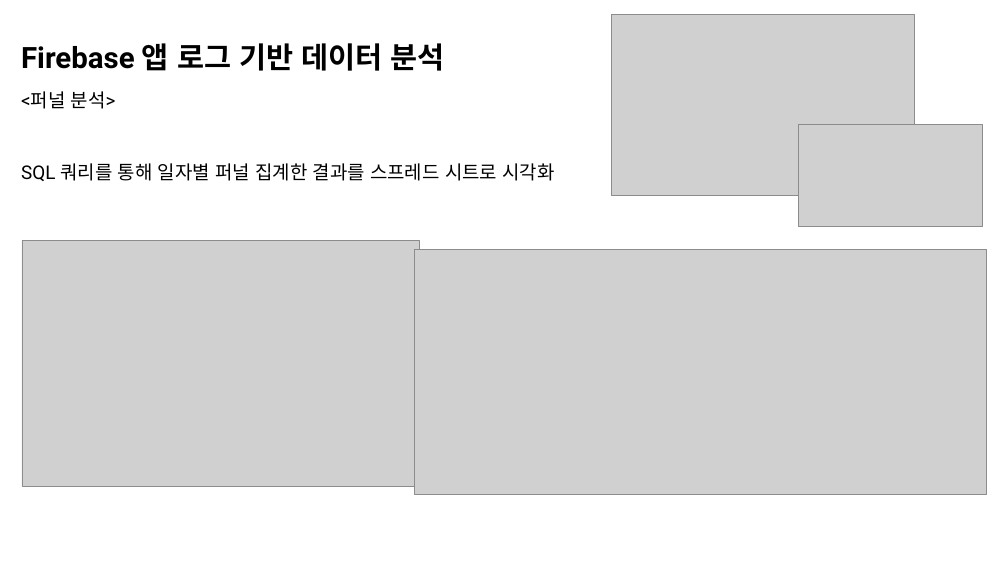
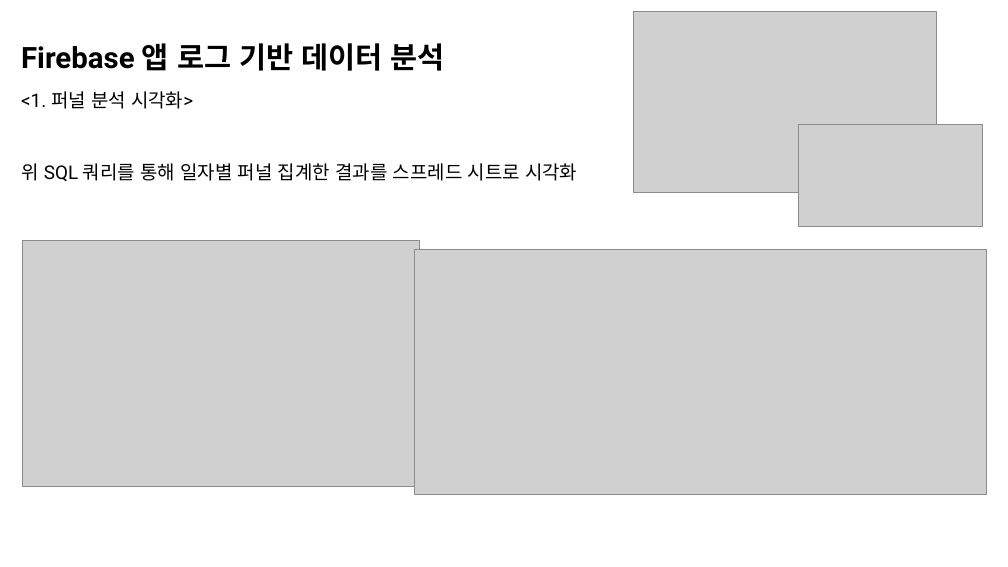
Before and after one commit to Indongspace/Personal_project, a slide deck: slide 4 of 앱 로그 데이터 분석.pptx (slide 3 before the commit). Drawn at 1008x567 pixels with LibreOffice and Linux fonts; fonts in the diff are those of the drawing; grey boxes stand for pictures. Boxes give left, top, right and bottom in pixels: in the first picture for what was removed or moved away, otherwise in the second. Text is boxed around its words. In the diff, an @@ line names an element or a change of style, - is before the commit and + after.

```diff
--- a/앱 로그 데이터 분석.pptx
+++ b/앱 로그 데이터 분석.pptx
@@ picture: place and size @@
-picture at box(611, 14, 914, 195)
+picture at box(634, 11, 937, 192)
@@ text at box(21, 91, 577, 181): text changed @@
-<퍼널 분석>
-SQL 쿼리를 통해 일자별 퍼널 집계한 결과를 스프레드 시트로 시각화
+<1. 퍼널 분석 시각화>
+위 SQL 쿼리를 통해 일자별 퍼널 집계한 결과를 스프레드 시트로 시각화
```
Also in this commit, not shown: 9 other slides changed, 8 slides added, 2 other files.
